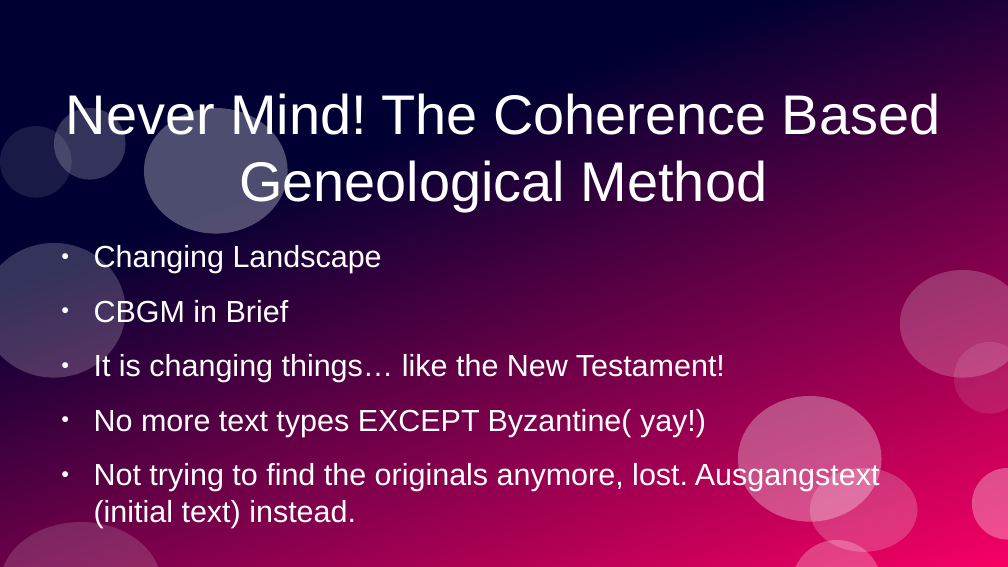
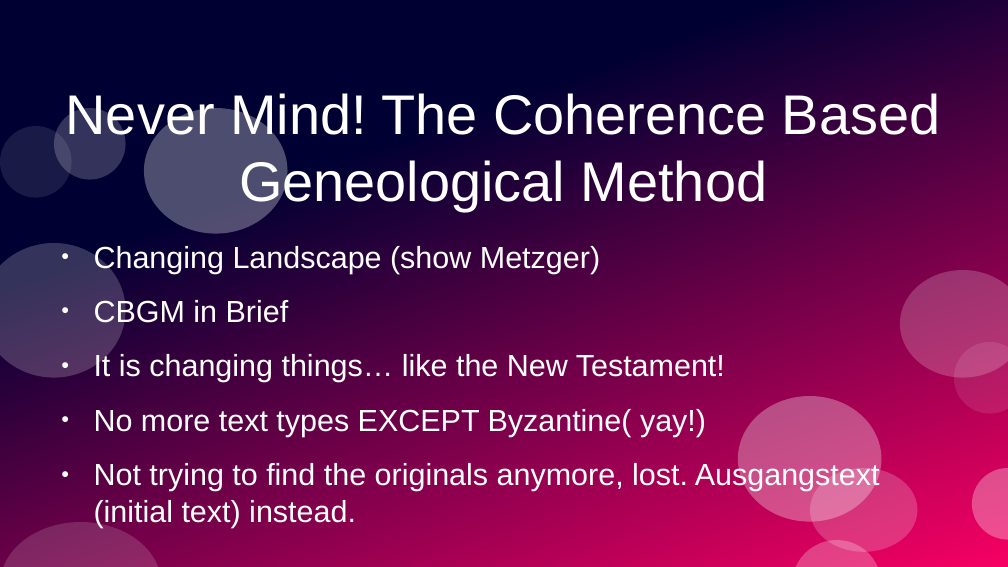
Before and after one commit to stevemac321/Music, a slide deck: slide 29 of LostTransmission.pptx. Drawn at 1008x567 pixels with LibreOffice and Linux fonts; fonts in the diff are those of the drawing. Boxes give left, top, right and bottom in pixels: in the first picture for what was removed or moved away, otherwise in the second. Text is boxed around its words. In the diff, an @@ line names an element or a change of style, - is before the commit and + after.

Commit message:
did the last commit go?
no change from last

```diff
--- a/LostTransmission.pptx
+++ b/LostTransmission.pptx
@@ text at box(94, 246, 600, 273): text changed @@
-● Changing Landscape
+● Changing Landscape (show Metzger)
```
Also in this commit, not shown: 6 slides added, 1 slide removed.
